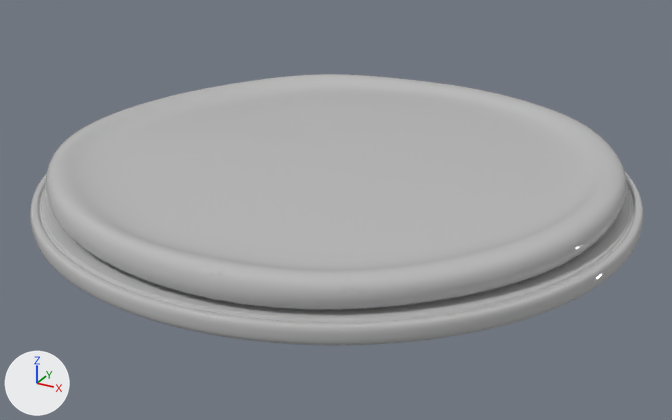
Before and after pictures for a commit that changed the FBX model Assets/Models/pizzaPimiento.FBX.
One viewpoint serves both versions: a 50 mm lens placed at (0.297, -0.54, 0.255), pointed at (0.006, -0.011, -0.01). Every picture has the same lights, and +X, +Y and +Z are marked at lower left. Where no turn or scale is listed for an object, it has been applied to the vertices.
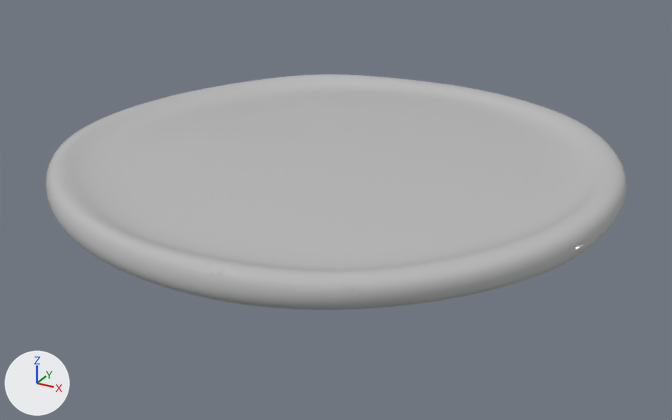
The newer file is also turned or shifted as a whole; pictures and numbers use the older file's frame.

Diff of the bpy script that builds the scene:
```diff
--- a/Assets/Models/pizzaPimiento.FBX.py
+++ b/Assets/Models/pizzaPimiento.FBX.py
@@ ob_cylinder002 @@
-ob_cylinder002 = bpy.data.objects.new('Cylinder002', me_mesh_001)
-ob_cylinder002.location = (0.0007, -0.0003, 0.012)
```

Boxes (x1, y1, x2, y2) around the edits, measured in the pictures (672 x 420 px):
'Cylinder002', deleted: before (30, 172, 643, 345)
